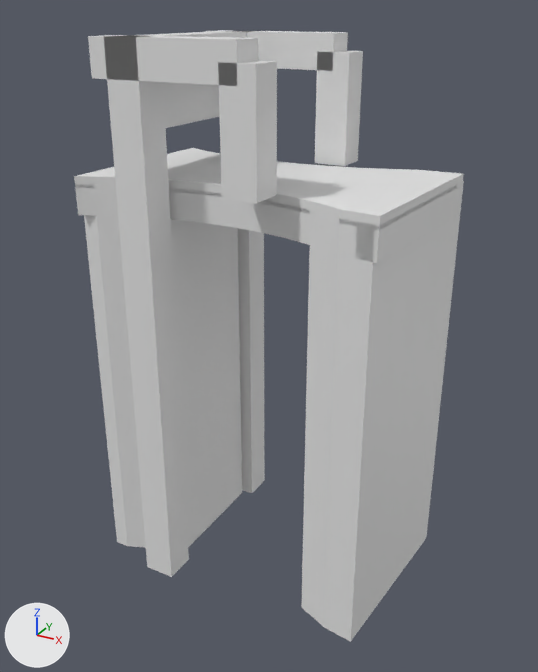
One commit to the glTF model models/maasland/maasland-brug-83654db6/maasland-brug-83654db6.glb: the scene before it, then after it.
The view is the same before and after, from a 50 mm lens placed at (9.14, -16.7, 5.47), pointed at (0.01, -0.1, -2.83). The axes (+X, +Y, +Z) are drawn at lower left. The lights are the same throughout. The first picture is the older version.

In view in the first picture: 'building:balans', 'building:balans 2', 'building:contragewicht', 'building:hamei', 'building:hamei 2', 'building:hangstang', 'building:hangstang 2', 'building:portaal', 'road:dek', 'road:inrit', 'road:landhoofd (aangenomen)', 'road:landhoofd (aangenomen) 2'.
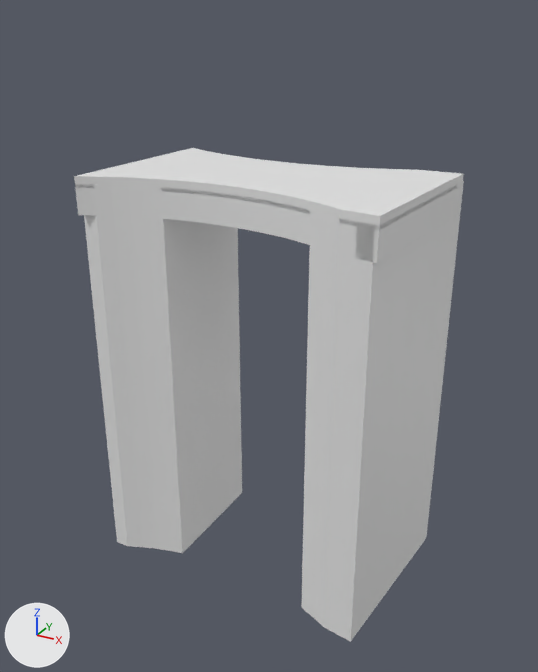
The edits, one by one:
Object 'building:hamei' (ob_building_hamei) is deleted.
Object 'building:hamei 2' (ob_building_hamei_2) is deleted.
Object 'building:portaal' (ob_building_portaal) is deleted.
Object 'building:balans' (ob_building_balans) is deleted.
Object 'building:hangstang' (ob_building_hangstang) is deleted.
Object 'building:balans 2' (ob_building_balans_2) is deleted.
Object 'building:hangstang 2' (ob_building_hangstang_2) is deleted.
Object 'building:contragewicht' (ob_building_contragewicht) is deleted.

Boxes [x1, y1, x2, y2] around the edits, measured in the pictures (538 x 672 px):
'building:hamei 2', deleted
    before: [104, 35, 189, 577]
'building:hangstang 2', deleted
    before: [218, 61, 277, 203]
'building:balans 2', deleted
    before: [88, 35, 259, 86]
'building:hamei', deleted
    before: [235, 31, 265, 493]
'building:hangstang', deleted
    before: [315, 51, 363, 166]
'building:balans', deleted
    before: [205, 30, 348, 71]
'building:contragewicht', deleted
    before: [163, 82, 220, 128]
'building:portaal', deleted
    before: [126, 31, 252, 38]
